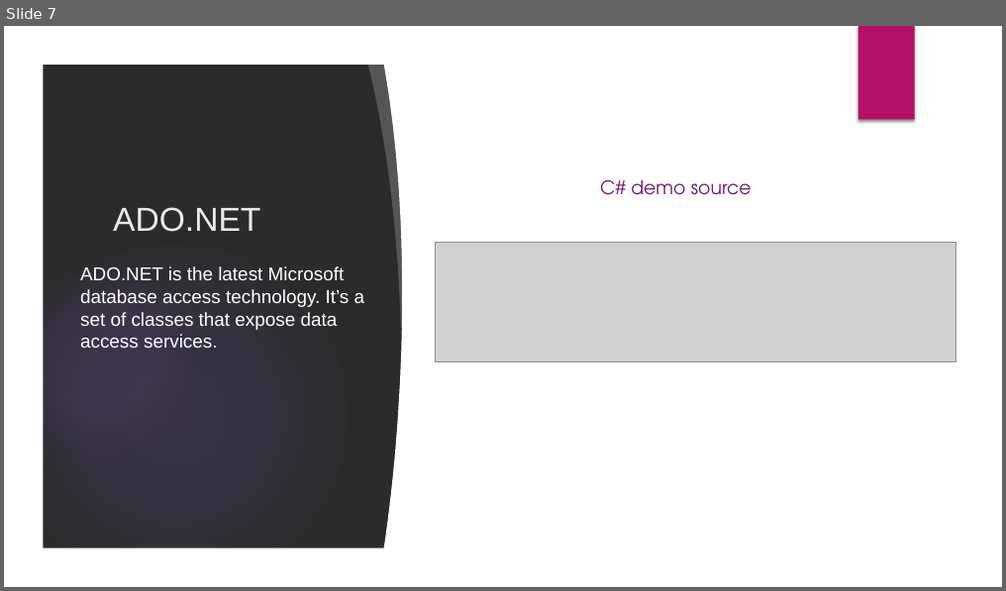
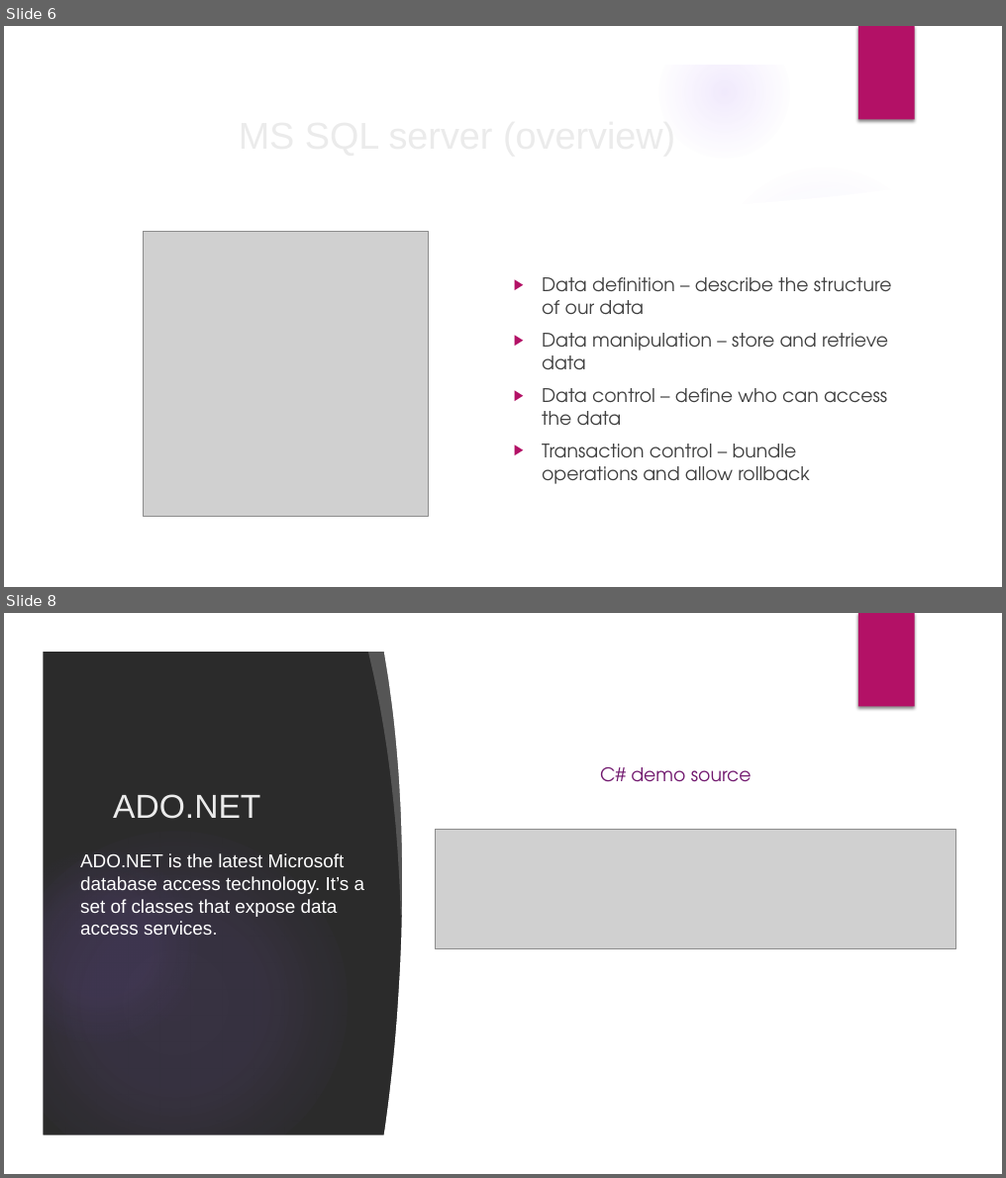
Before and after one commit to velizar92/TSK_Presentations, a slide deck: Databases_and_EntityFrameworkCore.pptx. Shown one above the other, each under a label of ours: slide 7 before the commit, slides 6 and 8 after it; the slides between them are not shown. The pictures are 1006x591 and 1006x1178 pixels, drawn with LibreOffice and Linux fonts; fonts in the diff are those of the drawing; grey boxes stand for pictures; background and template pictures are left out; a plain dark background stands for a picture behind light text. Boxes give left, top, right and bottom in pixels: in the first picture for what was removed or moved away, otherwise in the second. Text is boxed around its words. In the diff, an @@ line names an element or a change of style, - is before the commit and + after.

Commit message:
Add slide for MS SQL server

```diff
--- a/Databases_and_EntityFrameworkCore.pptx
+++ b/Databases_and_EntityFrameworkCore.pptx
@@ slide 6 added at [4, 26, 1002, 587], background picture (left out); not listed: 6 template elements that a slide beside it also shows @@
@@ title added at [98, 105, 816, 163], 36 pt, text #EBEBEB @@
+MS SQL server (overview)
@@ freeform shape added at [698, 151, 971, 232], fill #FFFFFF at 20% opacity @@
@@ ellipse added at [709, 163, 939, 393], fill gradient #9B6BF2 @@
@@ freeform shape added at [42, 178, 964, 550], fill #FFFFFF @@
@@ picture added at [143, 231, 428, 516] @@
@@ text added at [542, 277, 892, 484], 18 pt, text #404040 @@
+▶ Data definition – describe the structure of our data
+▶ Data manipulation – store and retrieve data
+▶ Data control – define who can access the data
+▶ Transaction control – bundle operations and allow rollback
@@ what was slide 7 is now slide 8 @@
```
Also in this commit, not shown: 1 slide changed.
